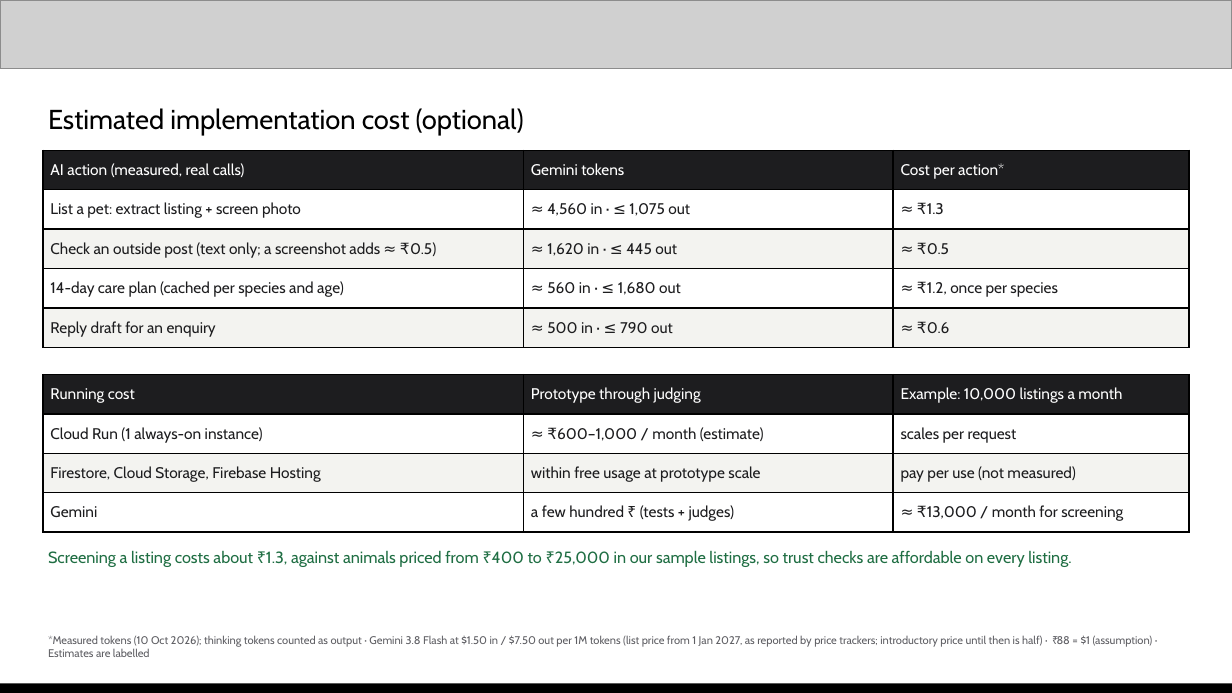
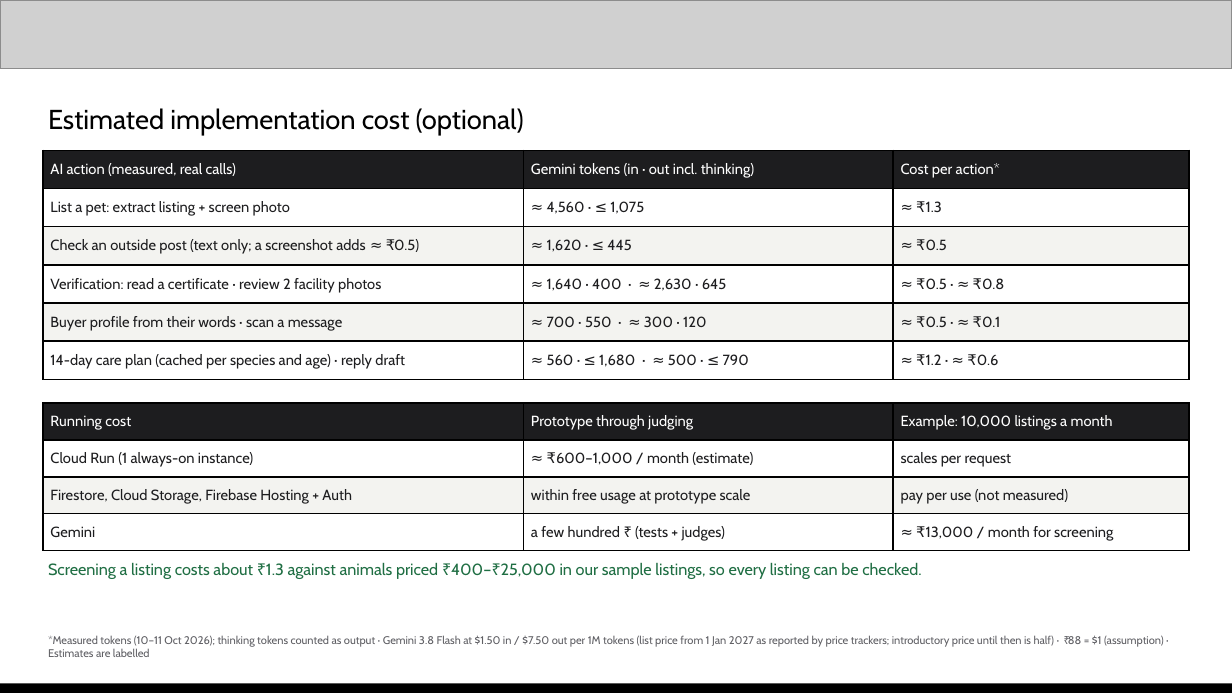
Before and after one commit to sudarsan-22/breedernear-ai, a slide deck: slide 9 of docs/submission/BreederNear-AI-deck.pptx. Drawn at 1232x693 pixels with LibreOffice and Linux fonts; fonts in the diff are those of the drawing; grey boxes stand for pictures. Boxes give left, top, right and bottom in pixels: in the first picture for what was removed or moved away, otherwise in the second. Text is boxed around its words. In the diff, an @@ line names an element or a change of style, - is before the commit and + after.

Commit message:
docs: deck rebuilt with the 66/66 eval run and the Sunrise screenshots

```diff
--- a/docs/submission/BreederNear-AI-deck.pptx
+++ b/docs/submission/BreederNear-AI-deck.pptx
@@ table at [43,150,1189,379] @@
-row 1: AI action (measured, real calls) | Gemini tokens | Cost per action*
-row 2: List a pet: extract listing + screen photo | ≈ 4,560 in · ≤ 1,075 out | ≈ ₹1.3
-row 3: Check an outside post (text only; a screenshot adds ≈ ₹0.5) | ≈ 1,620 in · ≤ 445 out | ≈ ₹0.5
-row 4: 14-day care plan (cached per species and age) | ≈ 560 in · ≤ 1,680 out | ≈ ₹1.2, once per species
-row 5: Reply draft for an enquiry | ≈ 500 in · ≤ 790 out | ≈ ₹0.6
+row 1: AI action (measured, real calls) | Gemini tokens (in · out incl. thinking) | Cost per action*
+row 2: List a pet: extract listing + screen photo | ≈ 4,560 · ≤ 1,075 | ≈ ₹1.3
+row 3: Check an outside post (text only; a screenshot adds ≈ ₹0.5) | ≈ 1,620 · ≤ 445 | ≈ ₹0.5
+row 4: Verification: read a certificate · review 2 facility photos | ≈ 1,640 · 400 · ≈ 2,630 · 645 | ≈ ₹0.5 · ≈ ₹0.8
+row 5: Buyer profile from their words · scan a message | ≈ 700 · 550 · ≈ 300 · 120 | ≈ ₹0.5 · ≈ ₹0.1
+row 6: 14-day care plan (cached per species and age) · reply draft | ≈ 560 · ≤ 1,680 · ≈ 500 · ≤ 790 | ≈ ₹1.2 · ≈ ₹0.6
@@ table at [43,403,1189,551] @@
-row 3, column 1: Firestore, Cloud Storage, Firebase Hosting
+row 3, column 1: Firestore, Cloud Storage, Firebase Hosting + Auth
@@ size 9 to 8.6 pt in "Running cost", "Prototype through judging", "Example: 10,000 listings a month", "Cloud Run (1 always-on instance)" and 7 more places @@
@@ table: place and size @@
-table at [43,375,1189,532]
+table at [43,403,1189,551]
@@ text at [48,562,921,579]: text changed @@
-Screening a listing costs about ₹1.3, against animals priced from ₹400 to ₹25,000 in our sample listings, so trust checks are affordable on every listing.
+Screening a listing costs about ₹1.3 against animals priced ₹400–₹25,000 in our sample listings, so every listing can be checked.
@@ text at [48,635,1164,657]: text changed @@
-*Measured tokens (10 Oct 2026); thinking tokens counted as output · Gemini 3.8 Flash at $1.50 in / $7.50 out per 1M tokens (list price from 1 Jan 2027, as reported by price trackers; introductory price until then is half) · ₹88 = $1 (assumption) · Estimates are labelled
+*Measured tokens (10–11 Oct 2026); thinking tokens counted as output · Gemini 3.8 Flash at $1.50 in / $7.50 out per 1M tokens (list price from 1 Jan 2027 as reported by price trackers; introductory price until then is half) · ₹88 = $1 (assumption) · Estimates are labelled
```
Also in this commit, not shown: 9 other slides changed, 1 other file.
